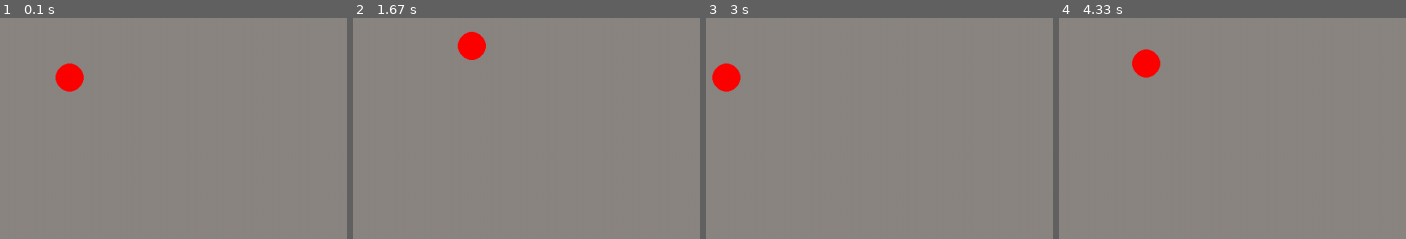
Above: before the commit, frames 1-4 (left to right).
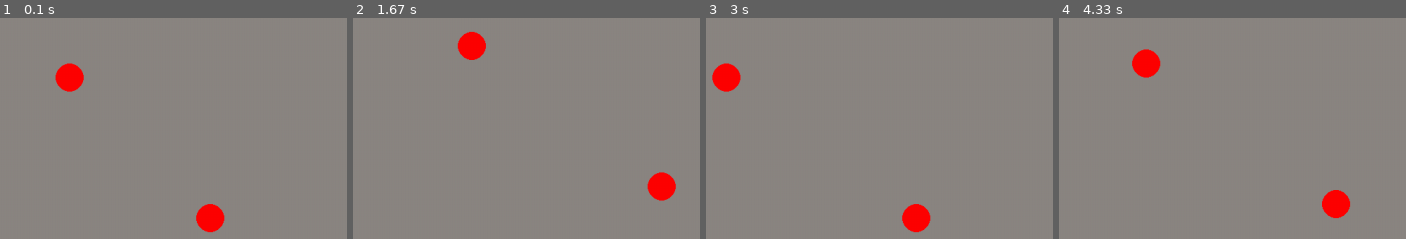
Above: after the commit, the same moments.

Repository: fjnn/pygame-tutorial
Game: pygame game, started from canvas.py
The game is run twice, just before and just after one commit, with the same random seed, the same clock (stepped at 60 frames per second) and the same inputs.
Inputs:
- Up to frame 1 (0.1 s): no input
- Up to frame 2 (1.67 s): hold Right 0.33-0.8 s; hold Up 0.83-1.13 s; hold W 0.83-1.13 s; hold Right 1.17-1.63 s; hold D 1.17-1.63 s
- Up to frame 3 (3 s): hold Left 1.67-2.2 s; hold A 1.67-2.2 s; hold Down 2.23-2.53 s; hold S 2.23-2.53 s; hold Left 2.57-2.97 s; hold A 2.57-2.97 s
- Up to frame 4 (4.33 s): hold Up 3-3.37 s; hold W 3-3.37 s; hold Right 3.4-4.03 s; hold D 3.4-4.03 s; hold Down from 4.07 s (still down); hold S from 4.07 s (still down)

The runs differ from the first frame. In frame 1, 0.8% of the frame differs, in the area x 56-65%, y 84-97%; in frame 2, 0.8%, in the area x 84-94%, y 69-83%; in frame 3, 0.8%; in frame 4, 0.8%.

Commit message:
collision

Diff:
--- a/canvas.py
+++ b/canvas.py
@@ -1,6 +1,7 @@
 # Example file showing a basic pygame "game loop"
 import pygame
-from character import Character
+from character_wasd import Character as Character_wasd
+from character_arrow import Character as Character_arrow
 
 # pygame setup
 pygame.init()
@@ -9,10 +10,17 @@
 running = True
 dt = 0
 
-character1 = Character(screen, 200, 200, 20)
+character1 = Character_wasd(screen, 200, 200, 20)
+character2 = Character_arrow(screen, 400, 400, 20)
 
 def update():
     character1.update()
+    character2.update()
+
+    if abs(character1.x - character2.x) < 10 and abs(character1.y - character2.y) < 10:
+        character1.color = "green"
+        character2.color = "black"
+
 
 
 while running:
--- /dev/null
+++ b/character_arrow.py
@@ -0,0 +1,25 @@
+import pygame
+
+class Character:
+    def __init__(self, screen, x, y, size) -> None:
+        self.screen = screen
+        self.color = (255, 0, 0)
+        self.x = x
+        self.y = y
+        self.size = size
+
+    def update(self):
+        pygame.draw.circle(self.screen, self.color, (self.x, self.y), self.size)
+
+        # grab keyboard input for left and right through a and d
+        keys = pygame.key.get_pressed()
+        if keys[pygame.K_LEFT]:
+            self.x -= 5
+        elif keys[pygame.K_RIGHT]:
+            self.x += 5
+        elif keys[pygame.K_UP]:
+            self.y -= 5
+        elif keys[pygame.K_DOWN]:
+            self.y += 5
+        else:
+            pass
Renamed: character.py -> character_wasd.py
